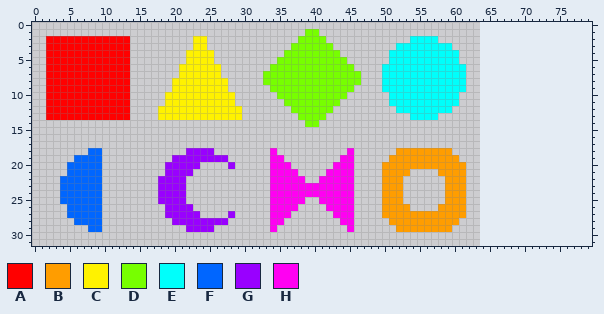
One commit to this sprite sheet: Assets/Graphics/Attributes/Attributes.png. The picture above was drawn from the file before the commit.
The file is 64x32 pixels. The old version is drawn lined up with the new one, on the new canvas.
Palette (. is transparent): A #ff0000  B #ff9d00  C #fff200  D #77ff00  E #00fffb  F #0066ff  G #9900ff  H #ff00f2
The result:
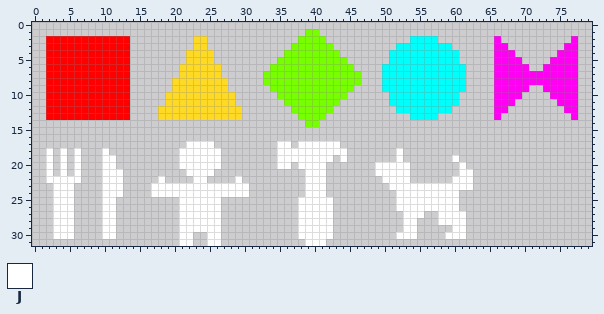
Colours new in this view: J #ffffff
Message: Updated Attribute spritesheet and idea icon sheet
Diff:
canvas 64x32 -> 80x32
@@ palette @@
-C #fff200
+C #ffda24
@@ x 64..79 @@
  1 ................
- 2 ................
- 3 ................
- 4 ................
- 5 ................
- 6 ................
- 7 ................
- 8 ................
- 9 ................
-10 ................
-11 ................
-12 ................
-13 ................
+ 2 ..H..........H..
+ 3 ..HH........HH..
+ 4 ..HHH......HHH..
+ 5 ..HHHH....HHHH..
+ 6 ..HHHHH..HHHHH..
+ 7 ..HHHHHHHHHHHH..
+ 8 ..HHHHHHHHHHHH..
+ 9 ..HHHHH..HHHHH..
+10 ..HHHH....HHHH..
+11 ..HHH......HHH..
+12 ..HH........HH..
+13 ..H..........H..
 14 ................
@@ x 0..79 @@
 16 ................................................................................
-17 ................................................................................
-18 ........FF............GGGG........H..........H......BBBBBBBB....................
-19 ......FFFF..........GGGGGGGG......HH........HH.....BBBBBBBBBB...................
-20 .....FFFFF.........GGGGG....G.....HHH......HHH....BBBBBBBBBBBB..................
-21 .....FFFFF.........GGGG...........HHHH....HHHH....BBBB....BBBB..................
-22 ....FFFFFF........GGGG............HHHHH..HHHHH....BBB......BBB..................
-23 ....FFFFFF........GGGG............HHHHHHHHHHHH....BBB......BBB..................
-24 ....FFFFFF........GGGG............HHHHHHHHHHHH....BBB......BBB..................
-25 ....FFFFFF........GGGG............HHHHH..HHHHH....BBB......BBB..................
-26 .....FFFFF.........GGGG...........HHHH....HHHH....BBBB....BBBB..................
-27 .....FFFFF.........GGGGG....G.....HHH......HHH....BBBBBBBBBBBB..................
-28 ......FFFF..........GGGGGGGG......HH........HH.....BBBBBBBBBB...................
-29 ........FF............GGGG........H..........H......BBBBBBBB....................
-30 ................................................................................
-31 ................................................................................
+17 ......................JJJJ.........JJ.JJJJJJ....................................
+18 ..J.J.J...J..........JJJJJJ........JJJJJJJJJJ.......J...........................
+19 ..J.J.J...JJ.........JJJJJJ........JJJJJJJJ.J.......J.......J...................
+20 ..J.J.J...JJ.........JJJJJJ........JJ.JJJJ.......JJJJJ.......J..................
+21 ..J.J.J...JJJ.........JJJJ.............JJJ.......JJJJJ.......JJ.................
+22 ..JJJJJ...JJJ.....J....JJ....J.........JJJ........JJJJ......JJJ.................
+23 ...JJJ....JJJ....JJJJJJJJJJJJJJ........JJJ.........JJJJJJJJJJJJ.................
+24 ...JJJ....JJJ....JJJJJJJJJJJJJJ........JJJ..........JJJJJJJJJ...................
+25 ...JJJ....JJ.........JJJJJJ...........JJJJJ.........JJJJJJJJJ...................
+26 ...JJJ....JJ.........JJJJJJ...........JJJJJ.........JJJJJJJJJ...................
+27 ...JJJ....JJ.........JJJJJJ...........JJJJJ..........JJJ..JJJJ..................
+28 ...JJJ....JJ.........JJJJJJ...........JJJJJ..........JJ...JJJJ..................
+29 ...JJJ....JJ.........JJJJJJ...........JJJJJ..........JJ.....JJ..................
+30 ...JJJ....JJ.........JJ..JJ...........JJJJJ.........JJJ....JJJ..................
+31 .....................JJ..JJ............JJJ......................................
Boxes around the changes in both pictures, in picture pixels (x1, y1, x2, y2):
changed: (46, 36, 473, 246)
added: (494, 36, 578, 120)
